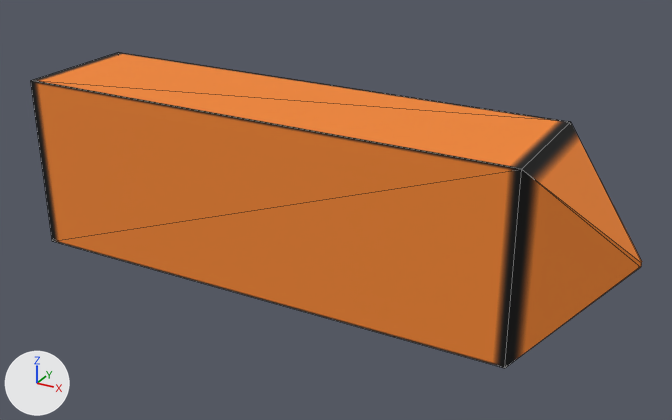
The OBJ model app/src/main/assets/processComponents/Node/node_conditional.obj as it was, and as the next commit left it.
Camera for both pictures: a 50 mm camera at (0.883, -1.398, 0.675) aimed at (0.112, 0.003, -0.026). The axes (+X, +Y, +Z) are drawn at lower left. The lights are the same throughout. Mesh edges are drawn as thin lines. Where no turn or scale is listed for an object, it has been applied to the vertices.

The scene before the commit, as lines of its bpy script (objects in view):
```python
me_node_conditional = bpy.data.meshes.new('node_conditional')
me_node_conditional.from_pydata(...)  # 12 vertices, 20 faces; spans x -0.5..0.669, y -0.128..0.13, z -0.177..0.172
me_node_conditional.materials.append(mat_material__29)  # picture img_node_png
ob_node_conditional = bpy.data.objects.new('node_conditional', me_node_conditional)
ob_node_conditional.location = (0.0, 0.0, 0.0)
```
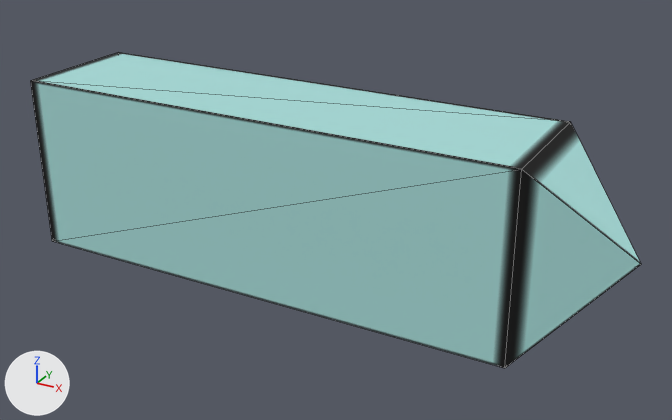
Boxes (x1, y1, x2, y2) around the edits, measured in the pictures (672 x 420 px; the box of a moved part takes in the faces that stretch with it):
'node_conditional', recoloured, reshaped, shading changed (orange to cyan)
    before: (31, 52, 642, 368)
    after: (31, 52, 641, 368)
part 1 of me_node_conditional, moved or reshaped
    before: (505, 122, 642, 368)
    after: (505, 122, 641, 368)
part 2 of me_node_conditional, shading changed
    both: (31, 52, 570, 368)

The change, as a diff of the scene's bpy script:
```diff
--- a/app/src/main/assets/processComponents/Node/node_conditional.obj.py
+++ b/app/src/main/assets/processComponents/Node/node_conditional.obj.py
@@ img_node_split_join_png @@
+img_node_split_join_png = load_image('node_split_join.png', 'node_split_join.png', 64, 64, 'sRGB')
@@ mat_material__conditional @@
+mat_material__conditional = principled_material('Material__conditional')
+mat_material__conditional.texture = img_node_split_join_png
+mat_material__conditional.roughness = 0.9
@@ me_node_conditional @@
 me_node_conditional.from_pydata(...)  # 12 vertices, 20 faces; spans x -0.5..0.669, y -0.128..0.13, z -0.177..0.172
 # used by ob_node_conditional; location = (0.0, 0.0, 0.0)
-me_node_conditional.vertices[8].co = (0.669, 0.004, -0.006)  # pixel (641, 265)
-me_node_conditional.vertices[9].co = (0.669, 0.004, 0.002)  # pixel (641, 261)
-me_node_conditional.vertices[10].co = (0.669, -0.002, 0.002)  # pixel (641, 262)
-me_node_conditional.vertices[11].co = (0.669, -0.002, -0.006)  # pixel (640, 267)
-me_node_conditional.materials.append(mat_material__29)  # picture img_node_png
+# me_node_conditional part 1
+me_node_conditional.vertices[8].co = (0.669, 0.001, -0.002)  # pixel (641, 264)
+me_node_conditional.vertices[9].co = (0.669, 0.001, -0.002)  # pixel (641, 264)
+me_node_conditional.vertices[10].co = (0.669, 0.001, -0.002)  # pixel (641, 264)
+me_node_conditional.vertices[11].co = (0.669, 0.001, -0.002)  # pixel (641, 264)
+# me_node_conditional part 2: edges marked sharp go from 20 to 16
+me_node_conditional.materials.append(mat_material__conditional)  # picture img_node_split_join_png
```
